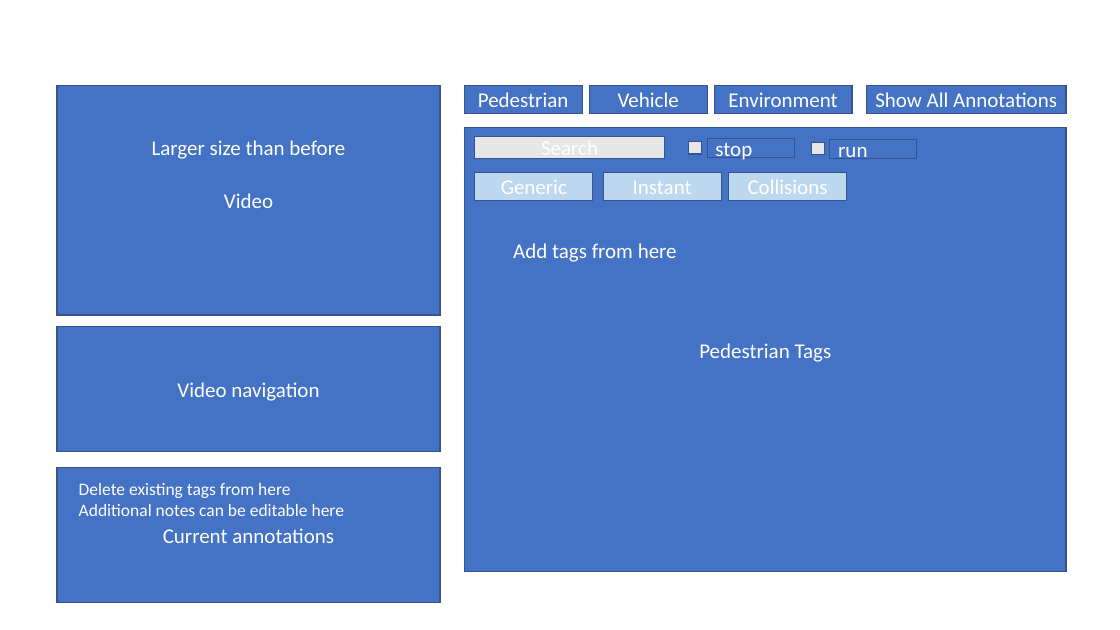
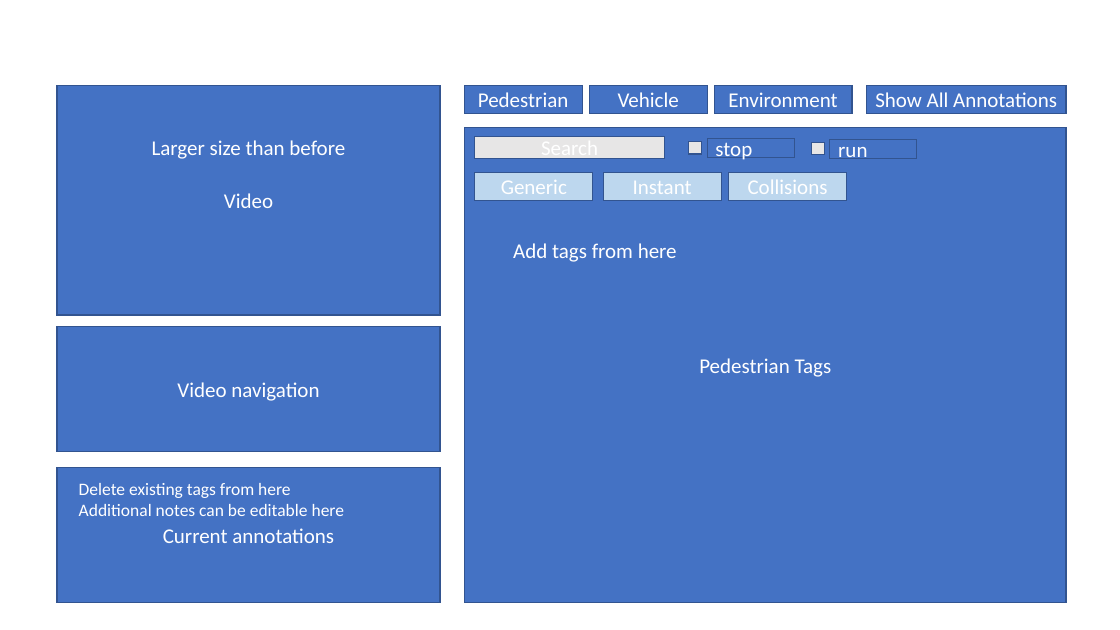
Before and after one commit to AugmentedDesignLab/ped-behavior-annotator, a slide deck: slide 4 of info-docs/UI.pptx. Drawn at 1120x630 pixels with LibreOffice and Linux fonts; fonts in the diff are those of the drawing. Boxes give left, top, right and bottom in pixels: in the first picture for what was removed or moved away, otherwise in the second. Text is boxed around its words. In the diff, an @@ line names an element or a change of style, - is before the commit and + after.

```diff
--- a/info-docs/UI.pptx
+++ b/info-docs/UI.pptx
@@ rectangle "Pedestrian Tags": place and size @@
-rectangle "Pedestrian Tags" at (465,128,1066,572)
+rectangle "Pedestrian Tags" at (465,128,1066,602)
```
